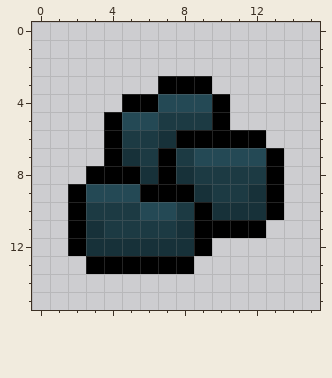
Pixel-art sprite: src/main/resources/items/soulcaverockitem.png. The first picture shows the starting point.
The file is 32x32 pixels, drawn in blocks of 2x2; one block is one cell here.
The same view after the edit:
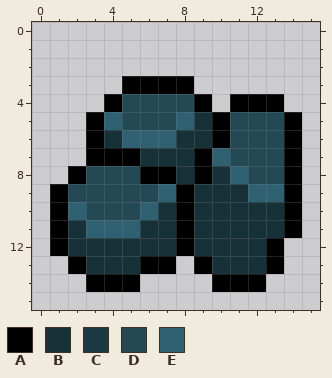
Palette (. is transparent): A #000000  B #173139  C #1c3a43  D #244955  E #306173
What changed:
Changed rows in their new state; - is an unchanged pixel.
first column x 1:
 3 ----AA--.-----
 4 ---ADD--A.AAA-
 5 --AE--DEB-DDDA
 6 --ABEEEBB-DDDA
 7 --A-ABBBAE--DA
 8 -ADDDA--ABEDDA
 9 AD---DE--BBEEA
10 AEDDDEBAB---BA
11 ABEEEBBABBBBBA
12 AB-----ABBBBA-
13 -ABBB--.ABBBA-
14 --AAA----AAA--
Pixel boxes of the changes (left, top, right, bottom) in both pictures:
changed: (50, 76, 302, 292)
